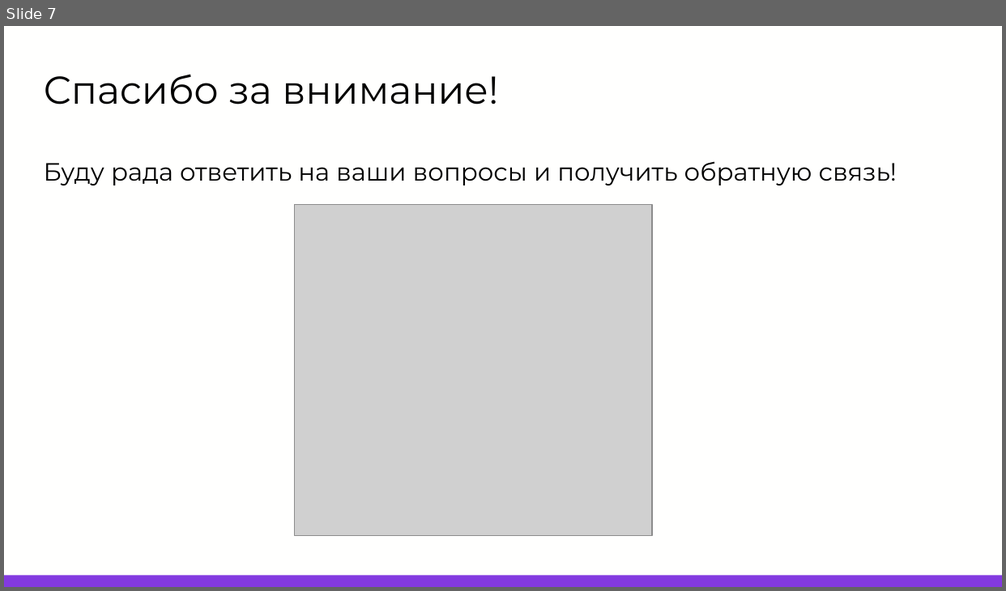
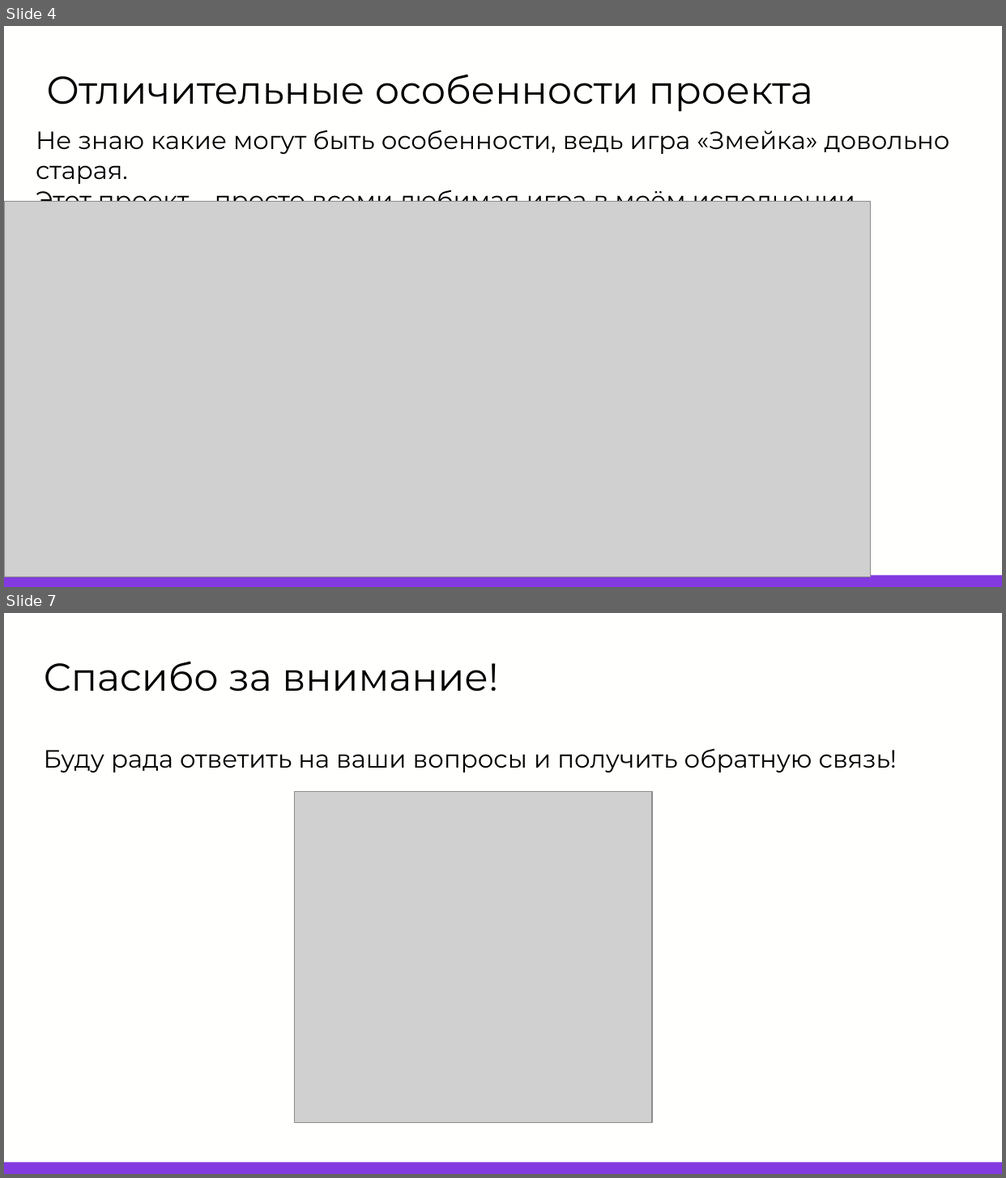
Before and after one commit to kilsythh/zmeika, a slide deck: М7У5. Презентация проекта.pptx. Shown one above the other, each under a label of ours: slide 7 before the commit, slides 4 and 7 after it; the slides between them are not shown. The pictures are 1006x591 and 1006x1178 pixels, drawn with LibreOffice and Linux fonts; fonts in the diff are those of the drawing; grey boxes stand for pictures; background and template pictures are left out. Boxes give left, top, right and bottom in pixels: in the first picture for what was removed or moved away, otherwise in the second. Text is boxed around its words. In the diff, an @@ line names an element or a change of style, - is before the commit and + after.

```diff
--- a/М7У5. Презентация проекта.pptx
+++ b/М7У5. Презентация проекта.pptx
@@ slide 4 added at (x1=4, y1=26, x2=1002, y2=587), background #FFFFFE; not listed: 1 template element that a slide beside it also shows @@
@@ title added at (x1=46, y1=74, x2=813, y2=112), 28 pt, text #000000 @@
+Отличительные особенности проекта
@@ text added at (x1=36, y1=130, x2=950, y2=202), 18 pt, text #000000 @@
+Не знаю какие могут быть особенности, ведь игра «Змейка» довольно старая.
+Этот проект – просто всеми любимая игра в моём исполнении.
@@ picture added at (x1=4, y1=202, x2=870, y2=578) @@
```
Also in this commit, not shown: 4 slides changed, 1 other slide added, 2 slides removed.
